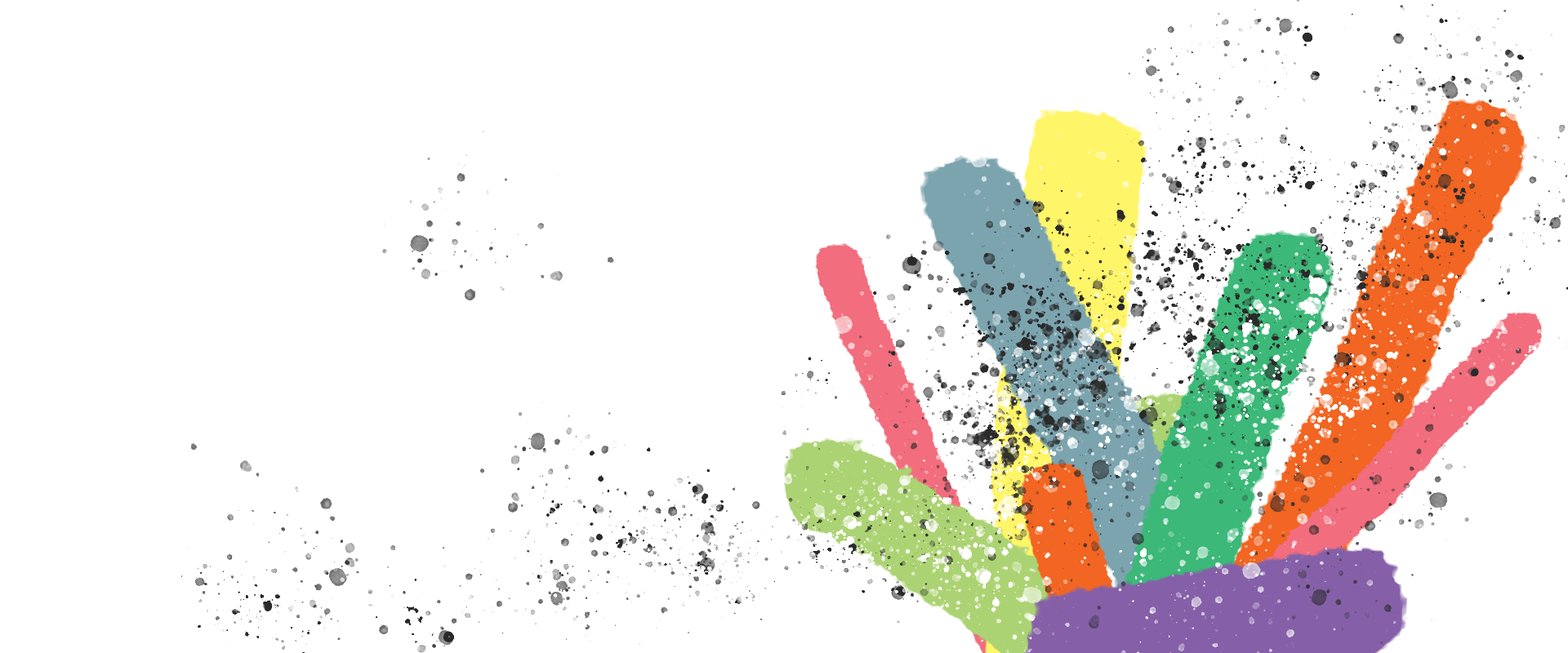
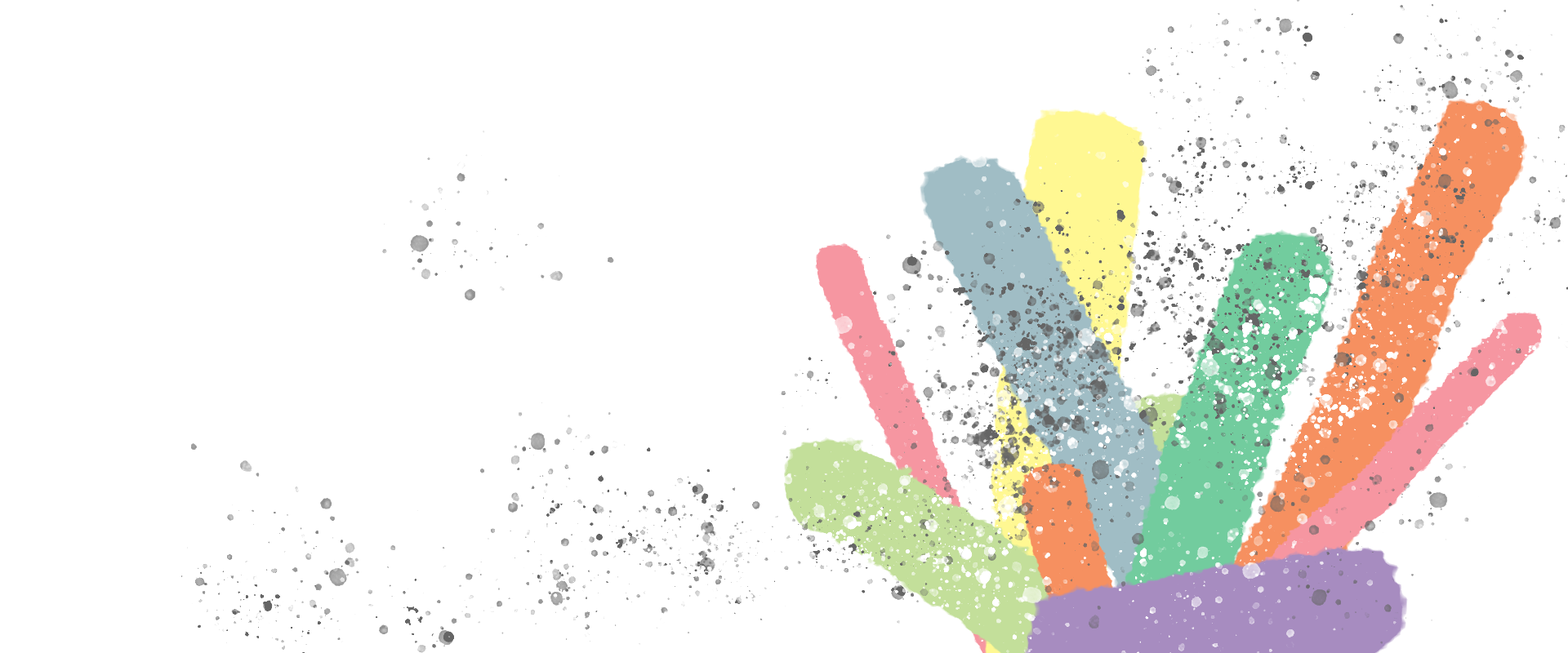
The second 1568px x 653px image is a revision of the first. Changes to its layers:
"Layer 1": opacity 100% → 72% over [181, 0, 1568, 653]
